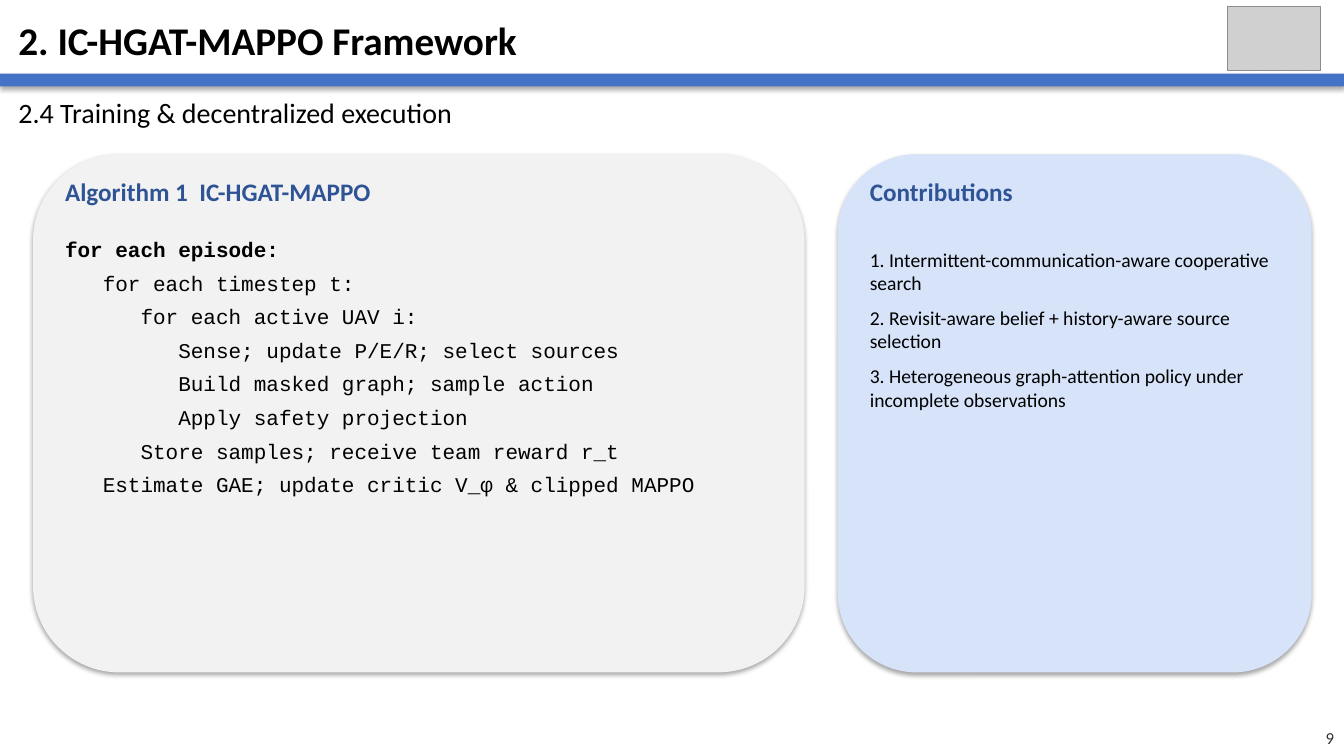
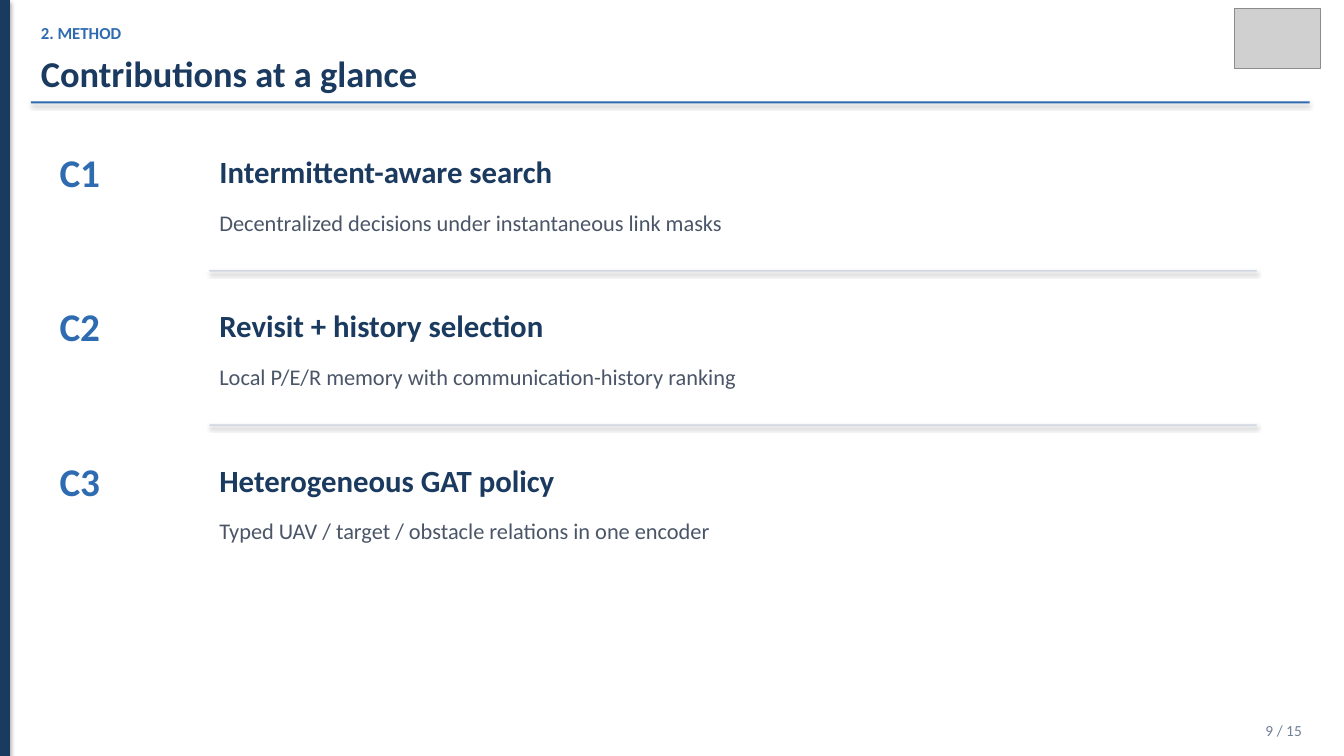
Before and after one commit to kuangyinying039/uav-swarm, a slide deck: slide 9 of presentations/CAC_IC_HGAT_MAPPO.pptx. Drawn at 1344x756 pixels with LibreOffice and Linux fonts; fonts in the diff are those of the drawing; grey boxes stand for pictures. Boxes give left, top, right and bottom in pixels: in the first picture for what was removed or moved away, otherwise in the second. Text is boxed around its words. In the diff, an @@ line names an element or a change of style, - is before the commit and + after.

```diff
--- a/presentations/CAC_IC_HGAT_MAPPO.pptx
+++ b/presentations/CAC_IC_HGAT_MAPPO.pptx
@@ rectangle added at <box>0,0,10,756</box>, fill #1B3A5F @@
@@ text at <box>41,28,122,39</box>: text changed; size 28 to 12 pt; text colour #000000 to #2E6BB0 @@
-2. IC-HGAT-MAPPO Framework
+2. METHOD
@@ picture: place and size @@
-picture at <box>1228,6,1322,71</box>
+picture at <box>1235,9,1321,69</box>
@@ text at <box>41,61,417,93</box>: text changed; size 20 to 26 pt; text colour #000000 to #1B3A5F; bold on @@
-2.4 Training & decentralized execution
+Contributions at a glance
@@ rectangle: place and size @@
-rectangle at <box>0,74,1344,87</box>
+rectangle at <box>31,102,1311,104</box>
@@ rectangle at <box>31,102,1311,104</box>: fill #4472C4 to #2E6BB0 @@
@@ rounded rectangle removed at <box>33,154,806,673</box> @@
@@ text added at <box>60,161,101,188</box>, 28 pt, text #2E6BB0, bold @@
+C1
@@ text added at <box>219,161,552,184</box>, 22 pt, text #1B3A5F, bold @@
+Intermittent-aware search
@@ rounded rectangle removed at <box>838,154,1312,673</box> @@
@@ text removed at <box>65,183,370,206</box> @@
-Algorithm 1 IC-HGAT-MAPPO
@@ text removed at <box>870,183,1013,201</box> @@
-Contributions
@@ text added at <box>219,215,722,231</box>, 16 pt, text #4A5568 @@
+Decentralized decisions under instantaneous link masks
@@ text removed at <box>65,242,694,497</box> @@
-for each episode:
-for each timestep t:
-for each active UAV i:
-Sense; update P/E/R; select sources
-Build masked graph; sample action
-Apply safety projection
-Store samples; receive team reward r_t
-Estimate GAE; update critic V_φ & clipped MAPPO
@@ text removed at <box>870,253,1269,410</box> @@
-1. Intermittent-communication-aware cooperative search
-2. Revisit-aware belief + history-aware source selection
-3. Heterogeneous graph-attention policy under incomplete observations
@@ rectangle added at <box>210,270,1257,272</box>, fill #D0D7E2 @@
@@ text added at <box>60,315,101,342</box>, 28 pt, text #2E6BB0, bold @@
+C2
@@ text added at <box>219,315,544,342</box>, 22 pt, text #1B3A5F, bold @@
+Revisit + history selection
@@ text added at <box>219,369,735,389</box>, 16 pt, text #4A5568 @@
+Local P/E/R memory with communication-history ranking
@@ rectangle added at <box>210,424,1257,426</box>, fill #D0D7E2 @@
@@ text added at <box>60,470,101,497</box>, 28 pt, text #2E6BB0, bold @@
+C3
@@ text added at <box>219,470,555,498</box>, 22 pt, text #1B3A5F, bold @@
+Heterogeneous GAT policy
@@ text added at <box>219,523,709,543</box>, 16 pt, text #4A5568 @@
+Typed UAV / target / obstacle relations in one encoder
@@ text at <box>1265,726,1302,736</box>: text changed; size 12 to 11 pt; text colour #333333 to #718096 @@
-9
+9 / 15
```
Also in this commit, not shown: 14 other slides changed, 1 slide added, 1 slide removed, 5 other files.
